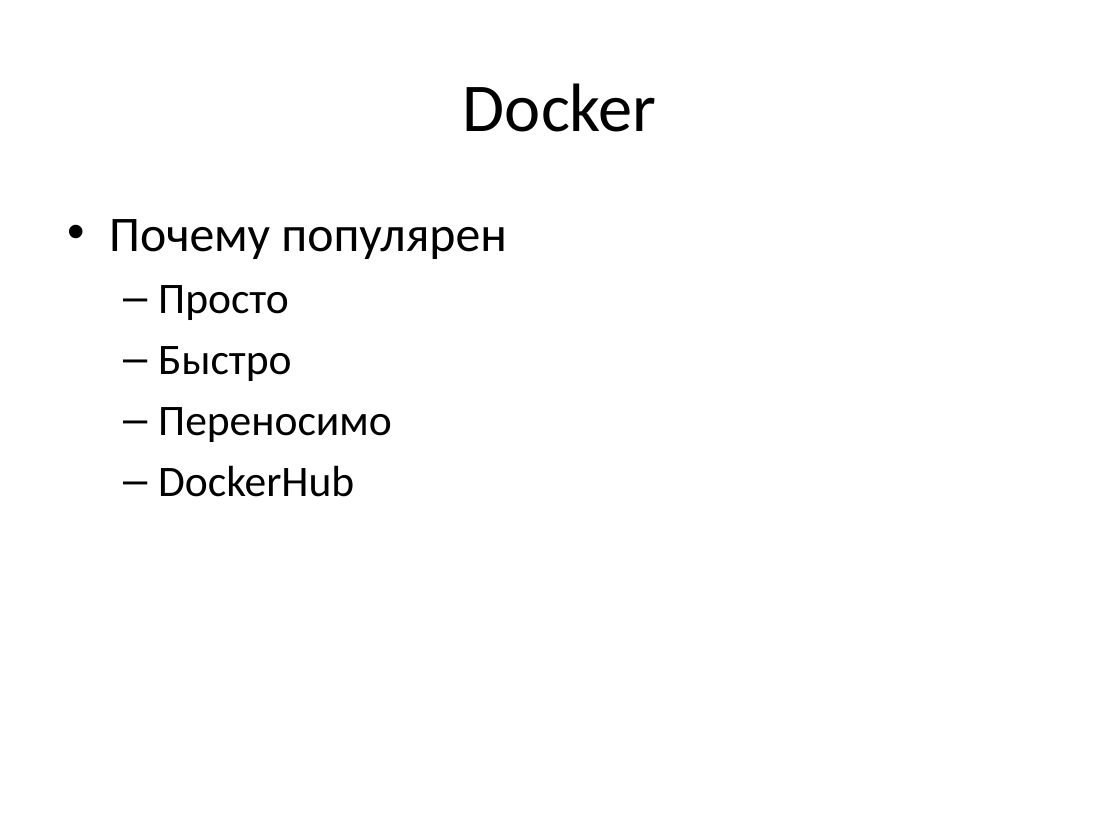
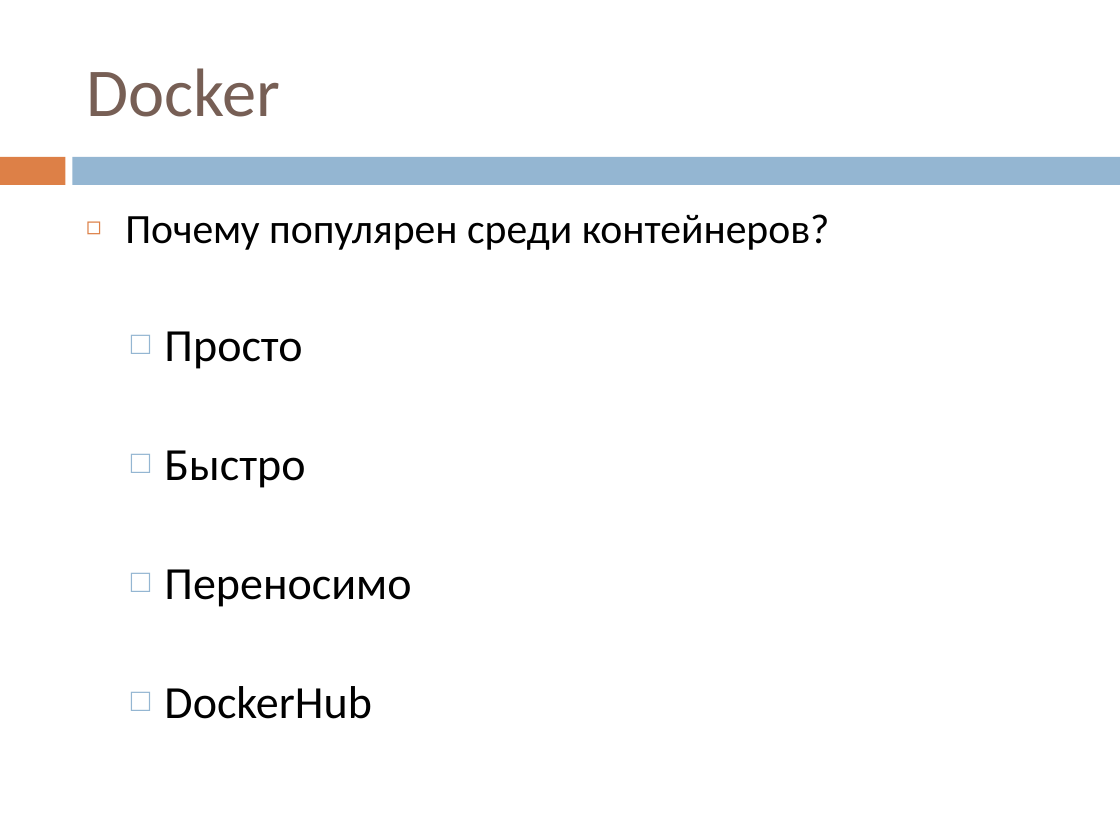
Before and after one commit to vitali-kviatkouski/personal, a slide deck: slide 20 of MiniQ/Virtualization.pptx (slide 18 before the commit). Drawn at 1120x840 pixels with LibreOffice and Linux fonts; fonts in the diff are those of the drawing. Boxes give left, top, right and bottom in pixels: in the first picture for what was removed or moved away, otherwise in the second. Text is boxed around its words. In the diff, an @@ line names an element or a change of style, - is before the commit and + after.

```diff
--- a/MiniQ/Virtualization.pptx
+++ b/MiniQ/Virtualization.pptx
@@ title "Docker": place and size @@
-title "Docker" at box(463, 83, 657, 132)
+title "Docker" at box(86, 68, 280, 117)
@@ title "Docker" at box(86, 68, 280, 117): text colour #000000 to #775F55; alignment centre to left @@
@@ rectangle added at box(0, 157, 65, 185), fill #DD8047 @@
@@ rectangle added at box(73, 157, 1120, 185), fill #94B6D2 @@
@@ text "Почему популярен среди контейнеров?": place and size @@
-text "Почему популярен среди контейнеров?" at box(109, 219, 506, 497)
+text "Почему популярен среди контейнеров?" at box(125, 214, 830, 719)
@@ text at box(125, 214, 830, 250): text changed; size 32 to 26.8 pt @@
-• Почему популярен
+◻ Почему популярен среди контейнеров?
@@ text at box(164, 331, 411, 719): size 28 to 29.6 pt in "Просто", "Быстро", "Переносимо", "DockerHub"; bullet – to □; line spacing 1 to 2 @@
```
Also in this commit, not shown: 17 other slides changed, 7 slides added, 3 slides removed.
